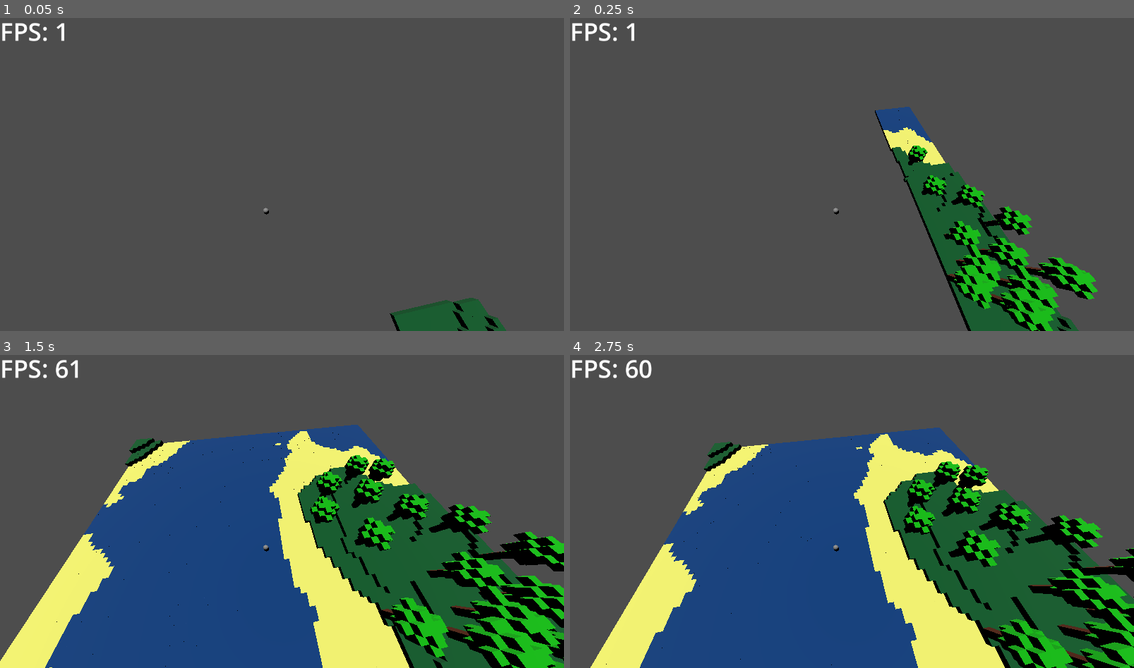
Above: before the commit, frames 1-4 (two rows, left to right).
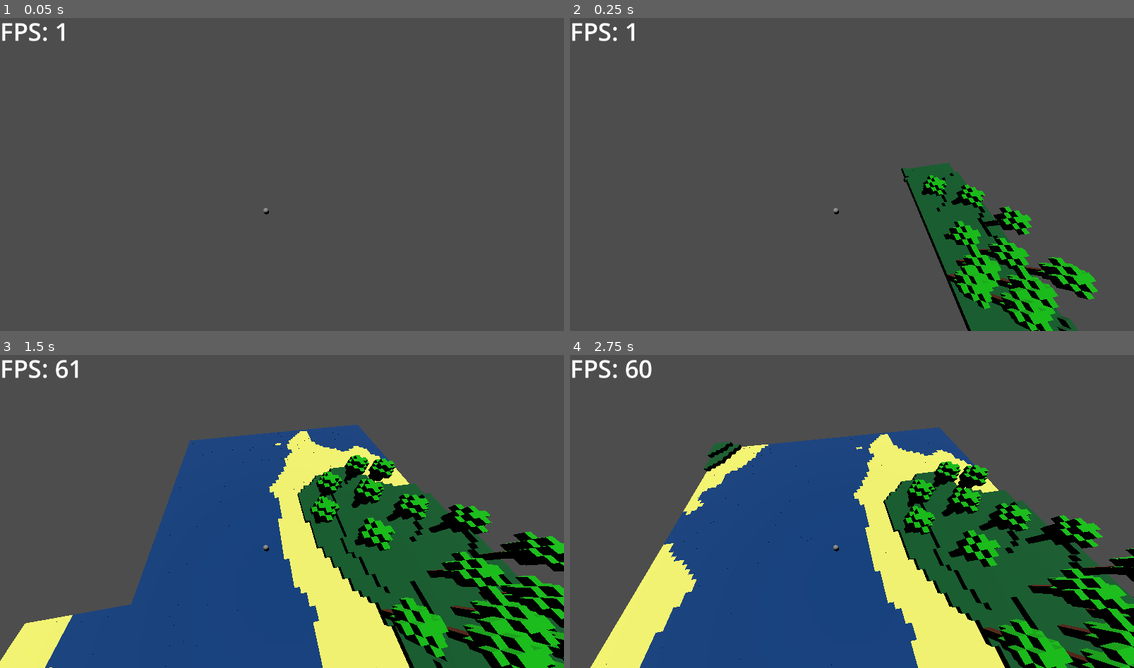
Above: after the commit, the same moments.

Repository: AlbinHorlaville/open-world-lego
Game: Godot game, scene res://levels/main.tscn
Two runs of this game, one before a commit and one after it. Both use one fixed random seed, a clock stepped at 60 frames per second and the inputs below.
Inputs:
- Up to frame 1 (0.05 s): no input
- Up to frame 2 (0.25 s): no input
- Up to frame 3 (1.5 s): tap Enter (ui_accept) at 0.5, 0.77 s; hold Right (ui_right) 0.53-1.28 s; hold Down (ui_down) from 1.28 s (still down)
- Up to frame 4 (2.75 s): tap Enter (ui_accept) at 1.52 s; release Down (ui_down) at 2.03 s; hold Right (ui_right) from 2.03 s (still down)

The runs differ from the first frame. In frame 1, 1.6% of the frame differs, in the area x 69-90%, y 89-100%; in frame 2, 1.4%; in frame 3, 7.0%, in the area x 4-34%, y 26-86%; in frame 4, nothing differs.

Commit message:
Optimisation

Diff:
--- a/OpenWorldLego/levels/main.gd
+++ b/OpenWorldLego/levels/main.gd
@@ -7,6 +7,8 @@
 var DictChunk_ON:Dictionary # Dictionnary of chunks charged
 var DictChunk_OFF:Dictionary # Dictionnary of chunks uncharged
 var ChunksToBuild:Array # Chunks that need to be generate in the few next frames
+var count:int # Genere 1 chunk per frame
+
 # Called when the node enters the scene tree for the first time.
 func _ready() -> void:
 	DictChunk_ON = {}
@@ -19,7 +21,7 @@
 func _process(_delta: float) -> void:
 	# Create 1 chunk as maximum per frame
 	count+=1
-	if count==3:
+	if count==4:
 		ChunkInit()
 		count=0
 
@@ -33,7 +35,6 @@
 			DictChunk_OFF[pos_chunk] = chunk
 			chunk.set_visible(false)
 			DictChunk_ON.erase(pos_chunk)
-			$World.remove_child(chunk)
 
 	# Update DictChunk_ON and DictChunk_OFF
 	for pos_chunk in neighbors:
@@ -45,7 +46,6 @@
 			DictChunk_OFF.erase(pos_chunk)
 			DictChunk_ON[pos_chunk] = chunk
 			chunk.set_visible(true)
-			$World.add_child(chunk)
 			continue
 		if not pos_chunk in ChunksToBuild:
 			# Case of new chunk who as to be charged
@@ -53,13 +53,11 @@
 			if limit_map.x/16>=pos_chunk.x and pos_chunk.x>=0 and limit_map.z/16>=pos_chunk.y and pos_chunk.y>=0:
 				ChunksToBuild.append(pos_chunk)
 
-var count:int
 func ChunkInit():
 	if len(ChunksToBuild)>0:
 		var pos_chunk = ChunksToBuild.pop_front()
 		var chunk = Chunk.instantiate()
 		chunk.CreateChunk(pos_chunk.x, pos_chunk.y)
-		chunk.set_visible(true)
 		DictChunk_ON[pos_chunk] = chunk
 		$World.add_child(chunk)
 		return
